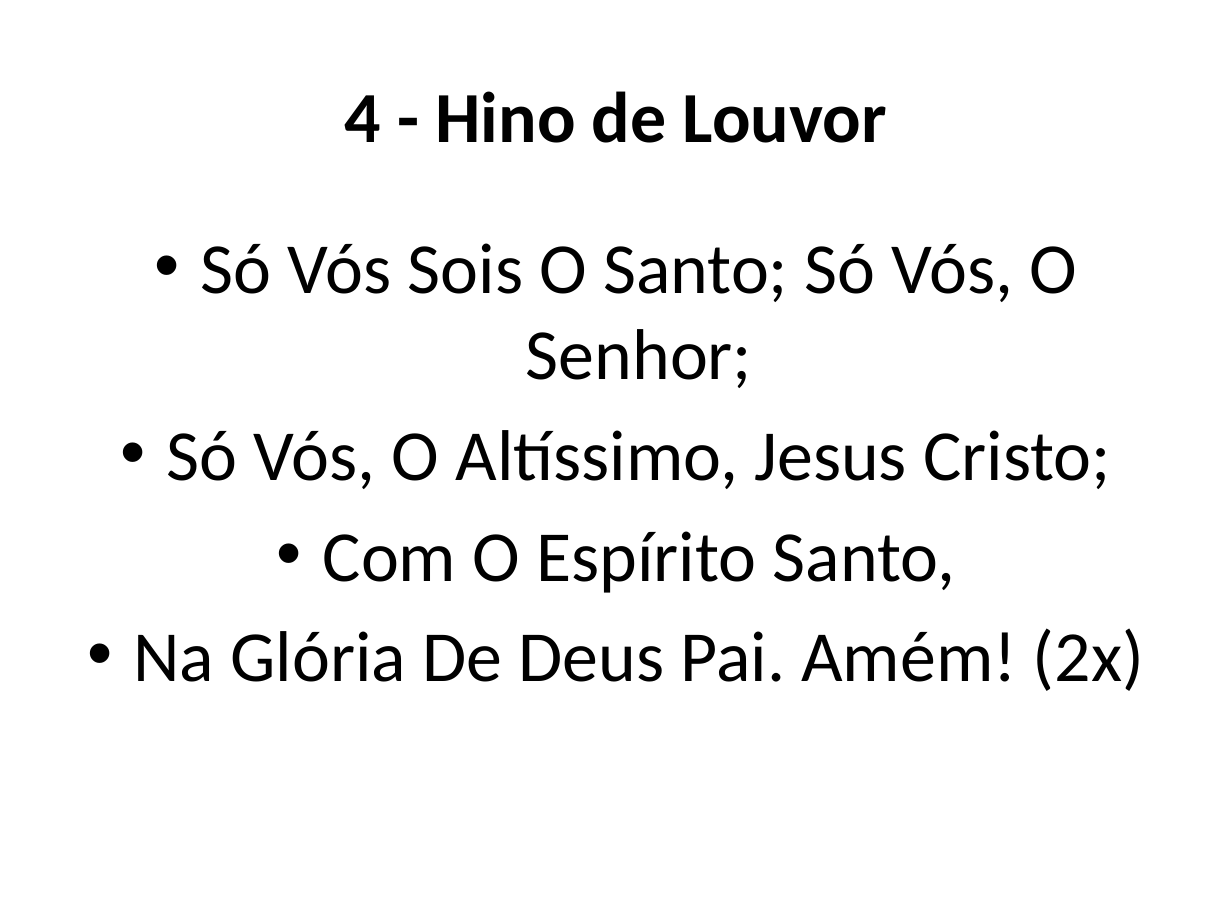
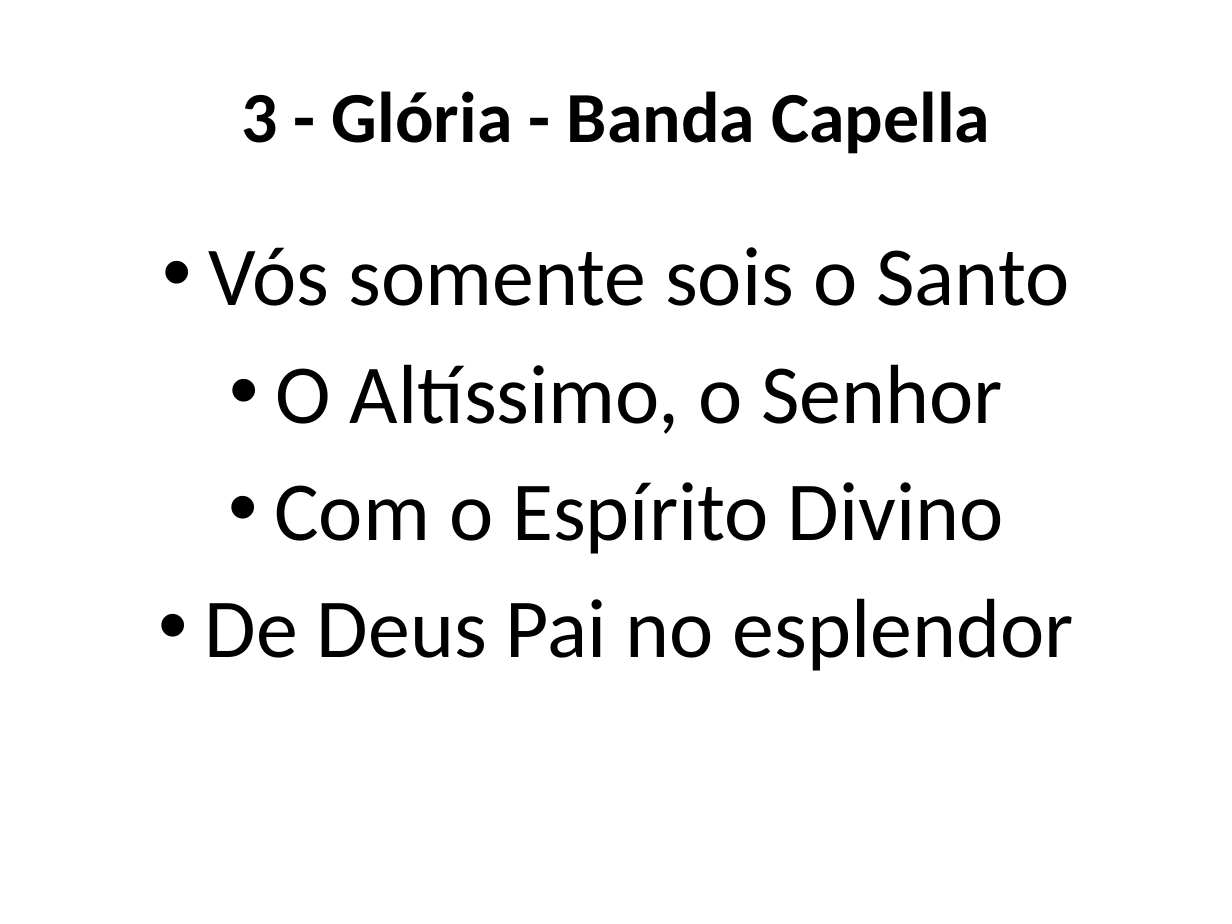
Before and after one commit to Natanielsr/slides-generator, a slide deck: slide 16 of slides.pptx (slide 17 before the commit). Drawn at 1232x924 pixels with LibreOffice and Linux fonts; fonts in the diff are those of the drawing. Boxes give left, top, right and bottom in pixels: in the first picture for what was removed or moved away, otherwise in the second. Text is boxed around its words. In the diff, an @@ line names an element or a change of style, - is before the commit and + after.

```diff
--- a/slides.pptx
+++ b/slides.pptx
@@ title at (241,91,990,154): text changed @@
-4 - Hino de Louvor
+3 - Glória - Banda Capella
@@ text at (205,247,1074,671): text changed; size 42 to 49 pt @@
-• Só Vós Sois O Santo; Só Vós, O Senhor;
-• Só Vós, O Altíssimo, Jesus Cristo;
-• Com O Espírito Santo,
-• Na Glória De Deus Pai. Amém! (2x)
+• Vós somente sois o Santo
+• O Altíssimo, o Senhor
+• Com o Espírito Divino
+• De Deus Pai no esplendor
```
Also in this commit, not shown: 17 other slides changed, 36 slides added, 25 slides removed, 33 other files.
